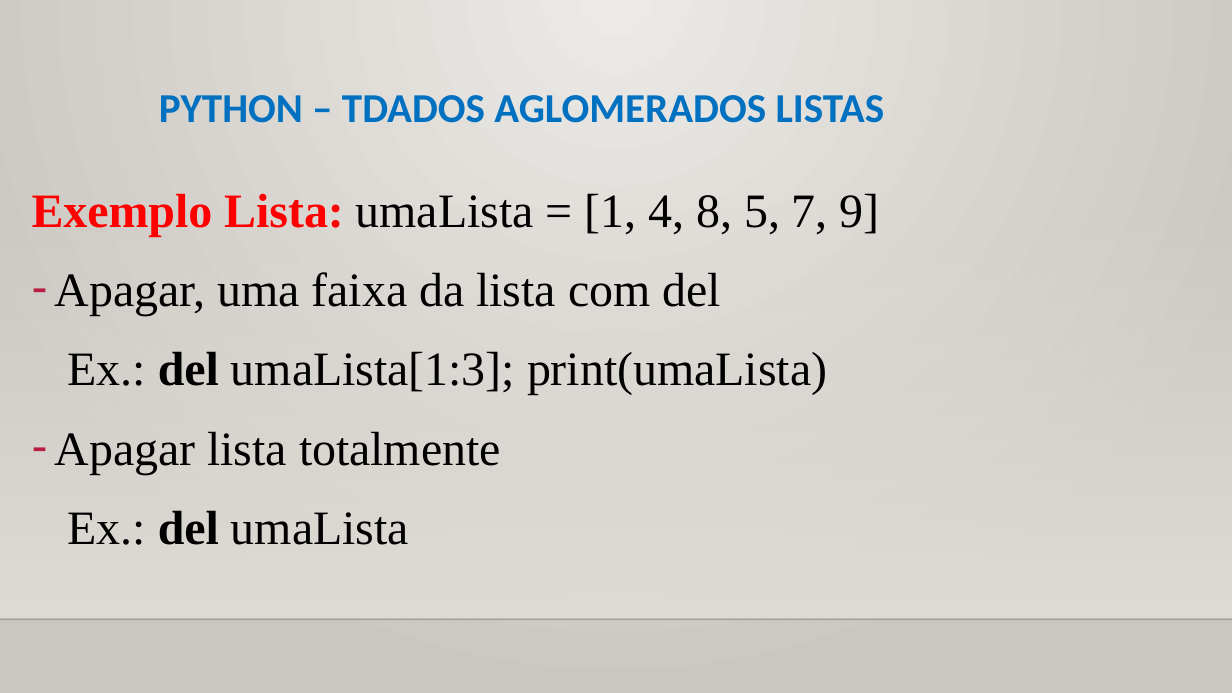
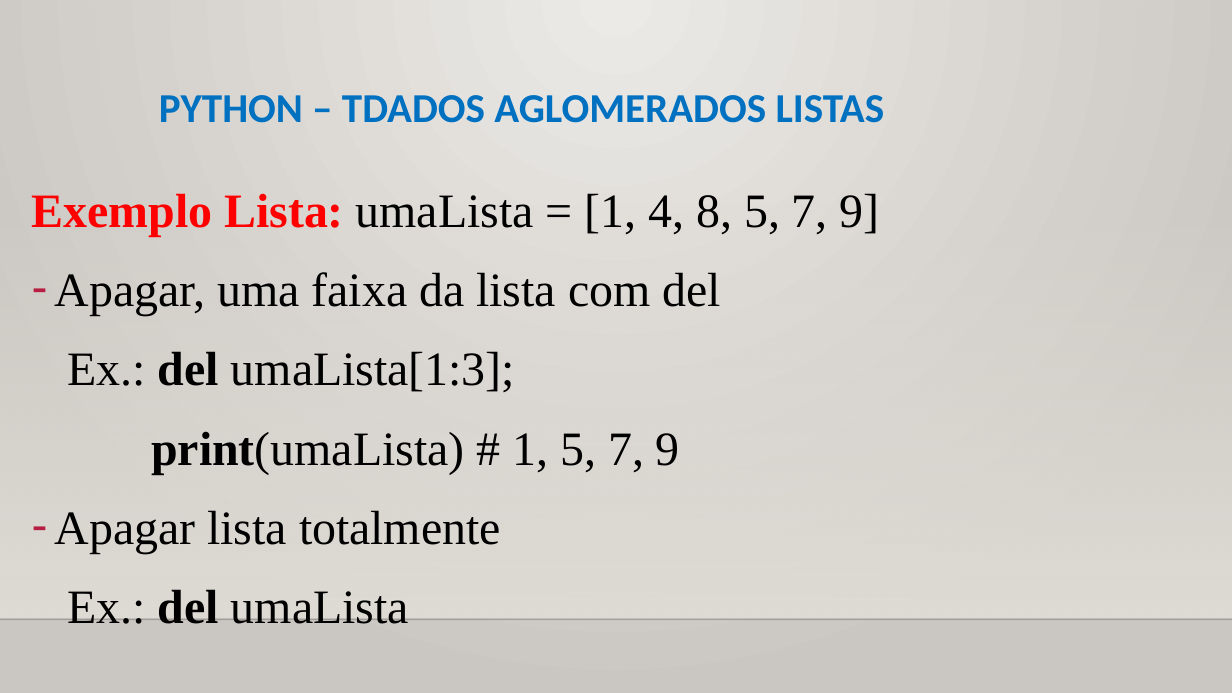
Before and after one commit to CloudEducationBrazil/WydenUniRuyPythonRAD, a slide deck: slide 10 of 01 Classes/Aula 07 RAD Python - Tipos de Dados Aglomerados.pptx (slide 9 before the commit). Drawn at 1232x693 pixels with LibreOffice and Linux fonts; fonts in the diff are those of the drawing; background and template pictures are left out. Boxes give left, top, right and bottom in pixels: in the first picture for what was removed or moved away, otherwise in the second. Text is boxed around its words. In the diff, an @@ line names an element or a change of style, - is before the commit and + after.

Commit message:
PPTs Python Aula 7 e 8 17092022

```diff
--- a/01 Classes/Aula 07 RAD Python - Tipos de Dados Aglomerados.pptx
+++ b/01 Classes/Aula 07 RAD Python - Tipos de Dados Aglomerados.pptx
@@ text at (x1=67, y1=351, x2=680, y2=474): text changed @@
-Ex.: del umaLista[1:3]; print(umaLista)
+Ex.: del umaLista[1:3];
+print(umaLista) # 1, 5, 7, 9
```
Also in this commit, not shown: 8 other slides changed, 1 slide added, 1 other file.
